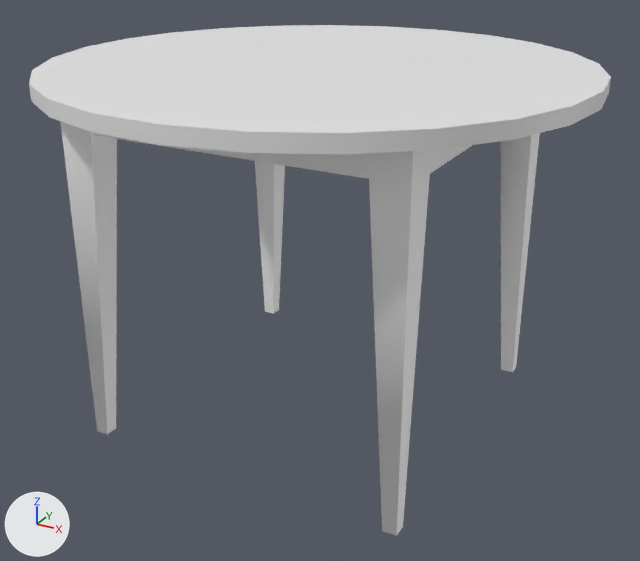
An edit to the FBX model Assets/Assets/BigFurniturePack/Models/kitchen_table_1.FBX, drawn before and after from the same camera.
One viewpoint serves both versions: a 50 mm lens placed at (0.844, -1.536, 1.058), pointed at (0.014, -0.028, 0.304). Lighting does not change. The marker at lower left points along +X, +Y and +Z. Where no turn or scale is listed for an object, it has been applied to the vertices.

Objects in the first picture: 'kitchen_table_1'.
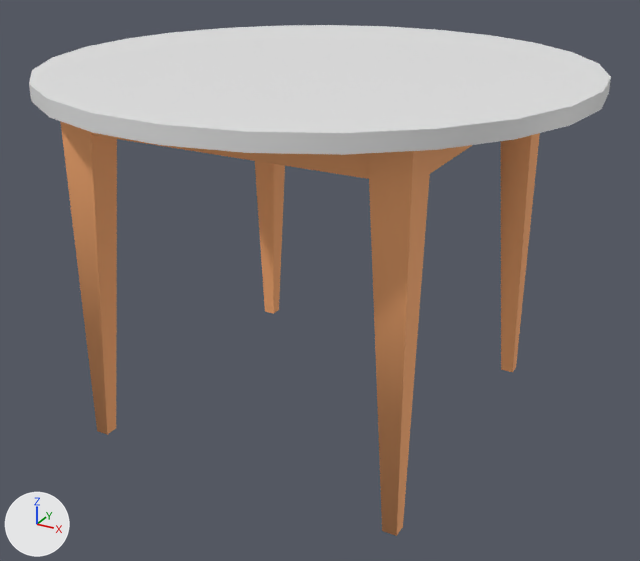
What differs and where, as boxes (x1, y1, x2, y2) in the pictures (640 x 561 px):
```json
{"part": 1, "of": "me_mesh", "change": "recoloured", "before": [60, 121, 540, 536], "after": [60, 121, 540, 536]}
```

Scene script edits in JSON lines:
```json
{"op": "add", "block": "mat_m_wood3", "code": ["mat_m_wood3 = principled_material('M_Wood3')", "mat_m_wood3.base_color = (1.0, 0.435, 0.177)  # orange #ffb075", "mat_m_wood3.roughness = 0.859"]}
{"block": "me_mesh", "where": "me_mesh.from_pydata(...)  # 130 vertices, 208 faces; spans x -0.541..0.541, y -0.543..0.543, z 0.0..0.751"}
{"block": "me_mesh", "where": "# used by ob_kitchen_table_1; location = (0.0, 0.0, 0.0)"}
{"block": "me_mesh", "change": "me_mesh part 1: all 112 faces that had it switch from mat_m_wood (white #ffffff) to mat_m_wood3 (orange #ffb075)"}
```
